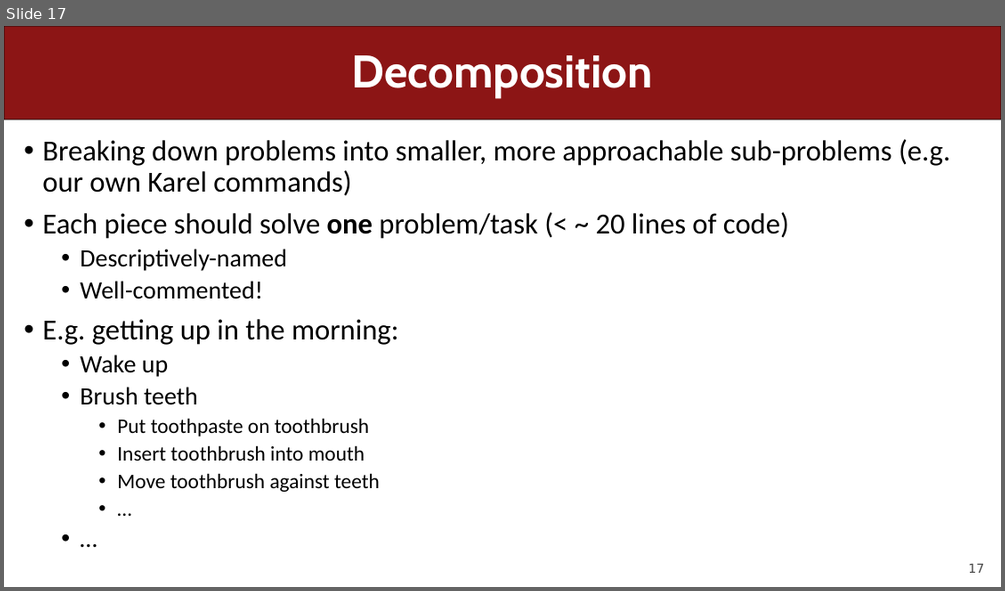
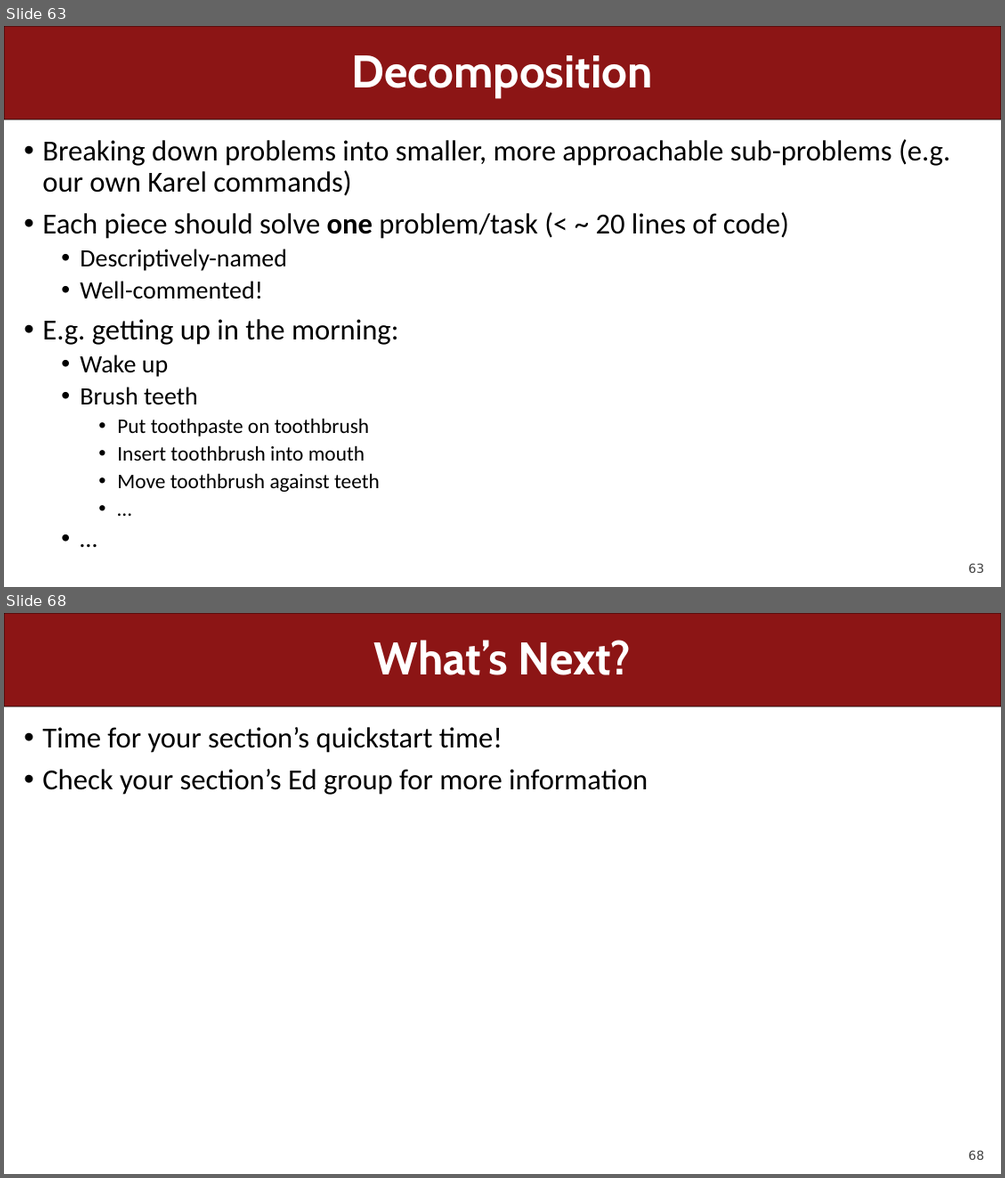
Before and after one commit to csbridge/csbridge2020, a slide deck: docs/slides/Lecture3.pptx. Shown one above the other, each under a label of ours: slide 17 before the commit, slides 63 and 68 after it; the slides between them are not shown. The pictures are 1005x591 and 1005x1178 pixels, drawn with LibreOffice and Linux fonts; fonts in the diff are those of the drawing. Boxes give left, top, right and bottom in pixels: in the first picture for what was removed or moved away, otherwise in the second. Text is boxed around its words. In the diff, an @@ line names an element or a change of style, - is before the commit and + after.

```diff
--- a/docs/slides/Lecture3.pptx
+++ b/docs/slides/Lecture3.pptx
@@ slide 68 added at [4,613,1001,1174], background #FFFFFF; not listed: 2 template elements that a slide beside it also shows @@
@@ title added at [374,640,631,675], 44 pt, text #FFFFFF, bold @@
+What’s Next?
@@ text added at [42,727,647,795], 28 pt, text #000000 @@
+• Time for your section’s quickstart time!
+• Check your section’s Ed group for more information
@@ what was slide 17 is now slide 63 @@
@@ page number at [968,563,984,572]: text changed @@
-17
+63
```
Also in this commit, not shown: 3 slides changed, 49 other slides added, 2 other files.
